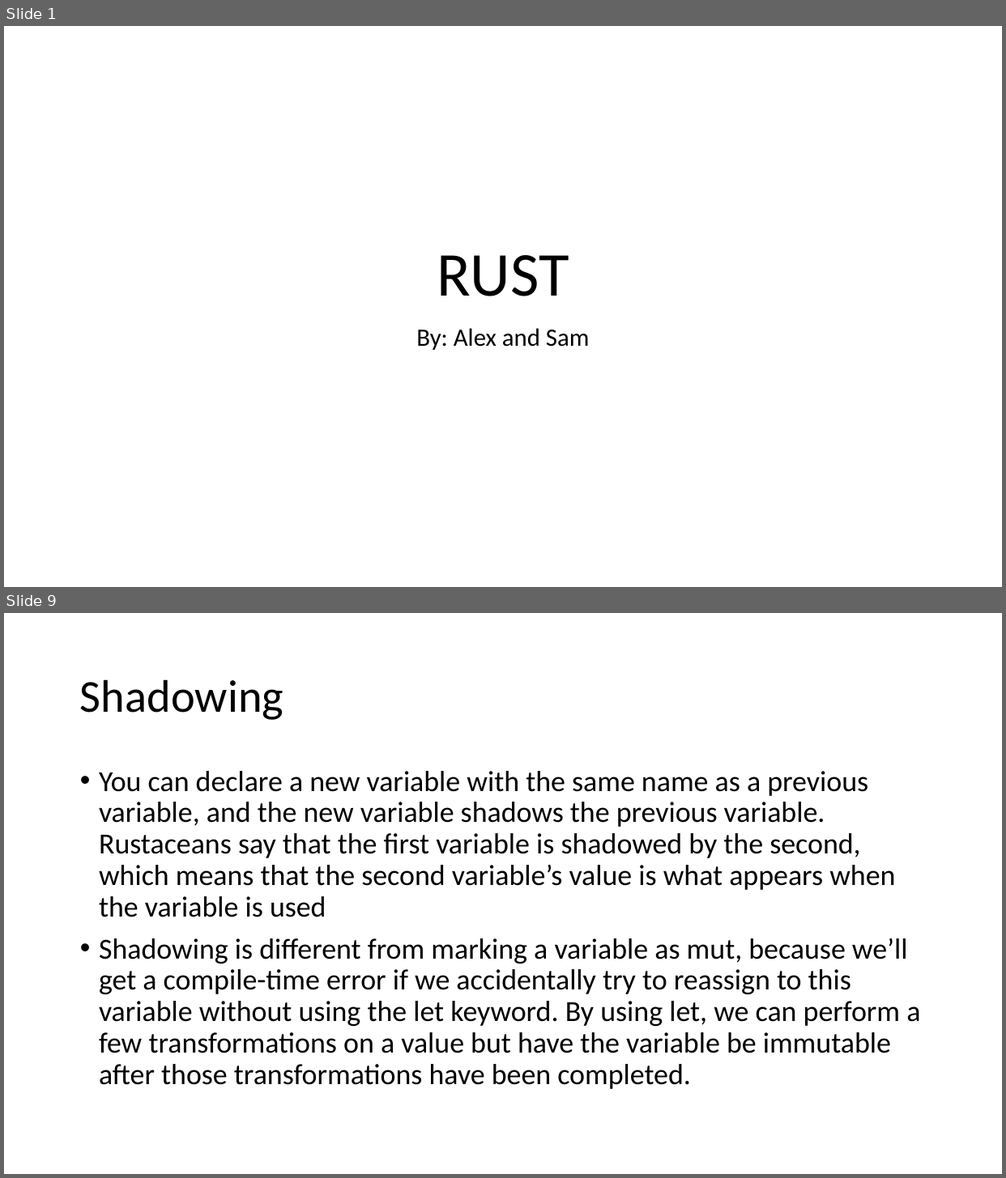
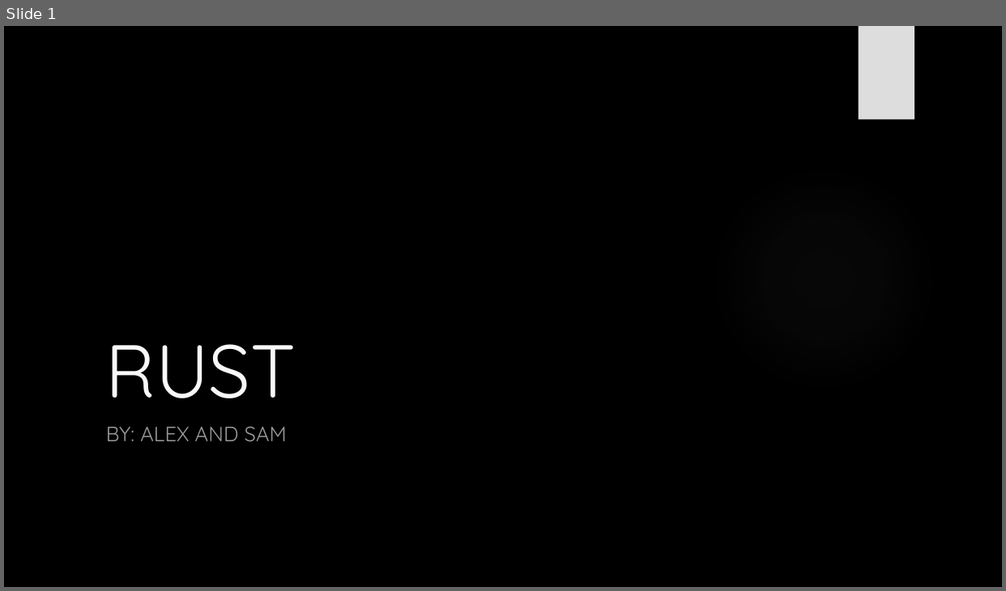
Before and after one commit to AlexbMitchelmore/WebDevRust, a slide deck: RUST.pptx. Shown one above the other, each under a label of ours: slides 1 and 9 before the commit, slide 1 after it; the slides between them are not shown. The pictures are 1006x1178 and 1006x591 pixels, drawn with LibreOffice and Linux fonts; fonts in the diff are those of the drawing; background and template pictures are left out. Boxes give left, top, right and bottom in pixels: in the first picture for what was removed or moved away, otherwise in the second. Text is boxed around its words. In the diff, an @@ line names an element or a change of style, - is before the commit and + after.

```diff
--- a/RUST.pptx
+++ b/RUST.pptx
@@ slide 9 removed at (4,613,1002,1174), background #FFFFFF @@
@@ title removed at (80,679,283,720) @@
-Shadowing
@@ text removed at (99,771,920,1089) @@
-• You can declare a new variable with the same name as a previous variable, and the new variable shadows the previous variable. Rustaceans say that the first variable is shadowed by the second, which means that the second variable’s value is what appears when the variable is used
-• Shadowing is different from marking a variable as mut, because we’ll get a compile-time error if we accidentally try to reassign to this variable without using the let keyword. By using let, we can perform a few transformations on a value but have the variable be immutable after those transformations have been completed.
@@ slide 1 changed as well @@
@@ background #FFFFFF to picture (left out) @@
@@ rectangle added at (859,26,914,120), fill #DDDDDD @@
@@ title "RUST": place and size @@
-title "RUST" at (437,255,569,297)
+title "RUST" at (106,344,296,399)
@@ title "RUST" at (106,344,296,399): size 60 to 72 pt, font Calibri to Quicksand, text colour #000000 to #F8F8F8; alignment centre to left; line spacing 0.9 to 1 @@
@@ ellipse added at (709,163,939,394), fill gradient #666666 @@
@@ subtitle at (106,427,287,442): text changed; size 24 to 20 pt; font Calibri to Quicksand; text colour #000000 to #999999 @@
-By: Alex and Sam
+BY: ALEX AND SAM
```
Also in this commit, not shown: 7 other slides changed, 16 slides added, 11 other slides removed, 1 other file.
